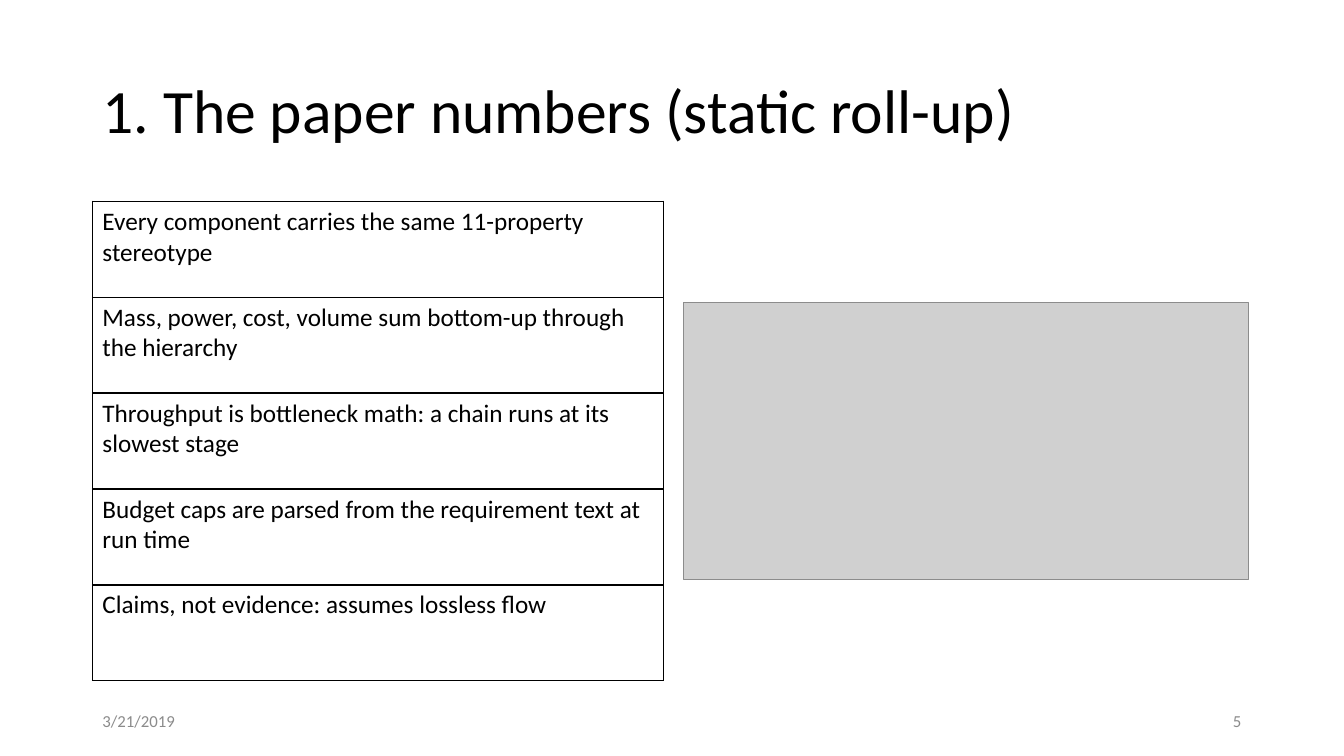
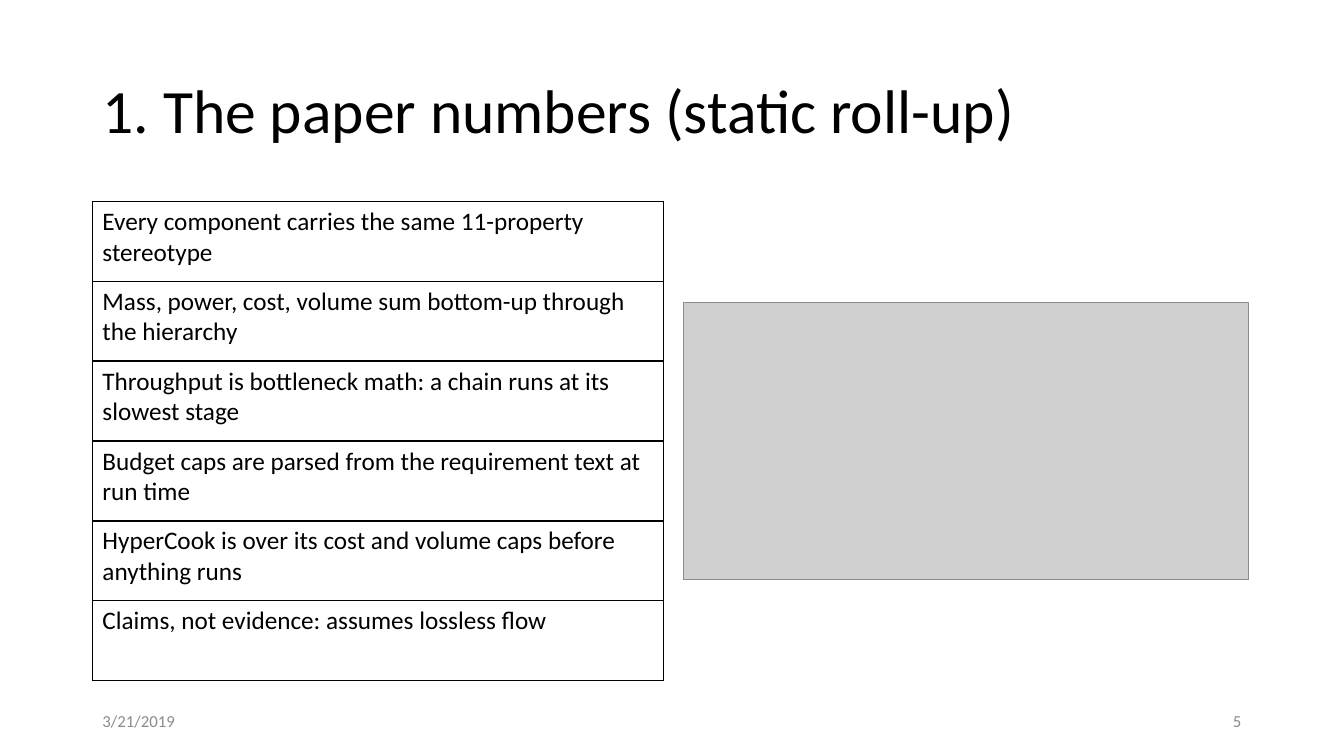
Before and after one commit to mathworks/system-composer-rflp-reference-example, a slide deck: slide 5 of docs/deliverables/GalacticSoupTradeDeck.pptx. Drawn at 1344x756 pixels with LibreOffice and Linux fonts; fonts in the diff are those of the drawing; grey boxes stand for pictures. Boxes give left, top, right and bottom in pixels: in the first picture for what was removed or moved away, otherwise in the second. Text is boxed around its words. In the diff, an @@ line names an element or a change of style, - is before the commit and + after.

```diff
--- a/docs/deliverables/GalacticSoupTradeDeck.pptx
+++ b/docs/deliverables/GalacticSoupTradeDeck.pptx
@@ table at bbox=[93, 202, 664, 682] @@
+row 5: HyperCook is over its cost and volume caps before anything runs
```
Also in this commit, not shown: 5 other slides changed, 5 other files.
